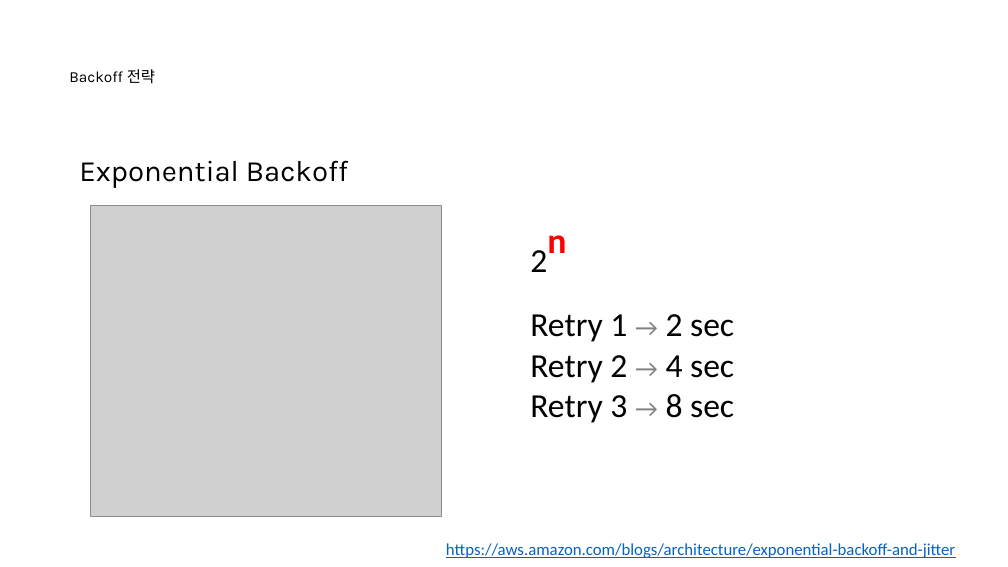
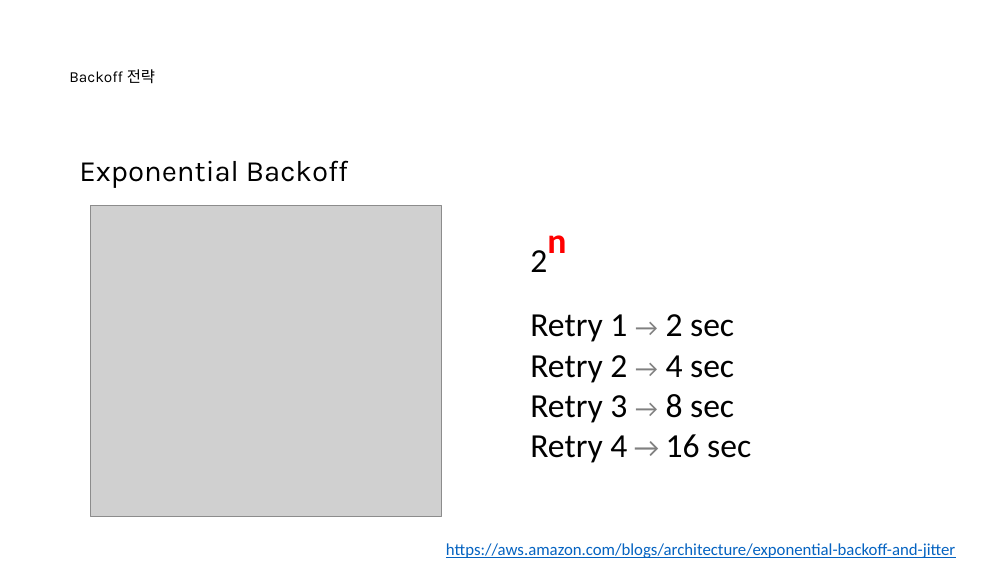
Before and after one commit to nayasis/fastcampus-hyper-webflux, a slide deck: slide 6 of 99.ppt/[Ch4-8. 결제 서비스 기능확장.pptx. Drawn at 1008x567 pixels with LibreOffice and Linux fonts; fonts in the diff are those of the drawing; grey boxes stand for pictures; background and template pictures are left out. Boxes give left, top, right and bottom in pixels: in the first picture for what was removed or moved away, otherwise in the second. Text is boxed around its words. In the diff, an @@ line names an element or a change of style, - is before the commit and + after.

```diff
--- a/99.ppt/[Ch4-8. 결제 서비스 기능확장.pptx
+++ b/99.ppt/[Ch4-8. 결제 서비스 기능확장.pptx
@@ text at [530,434,751,463]: paragraph added @@
+Retry 4 → 16 sec
```
Also in this commit, not shown: 4 other slides changed, 1 slide added, 1 slide removed.
